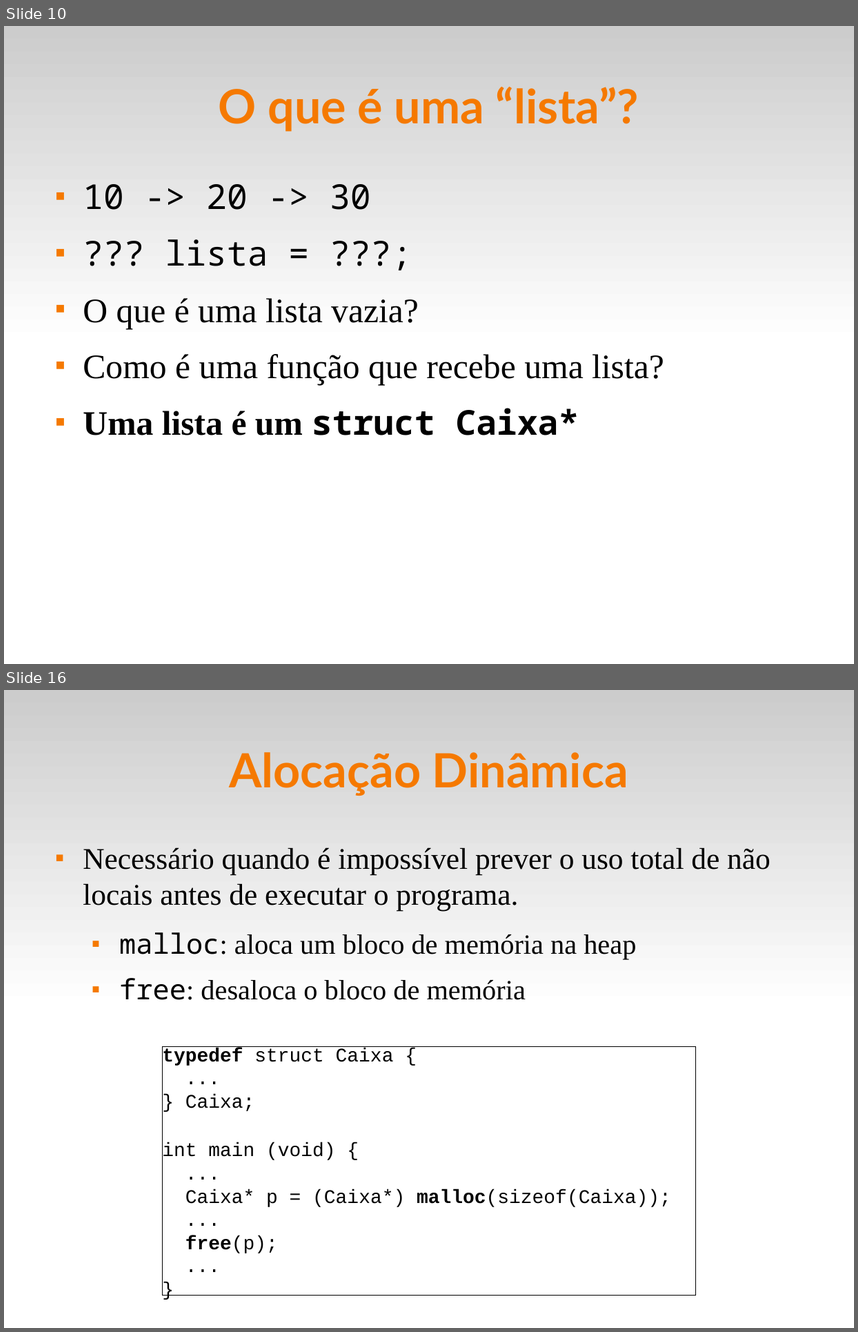
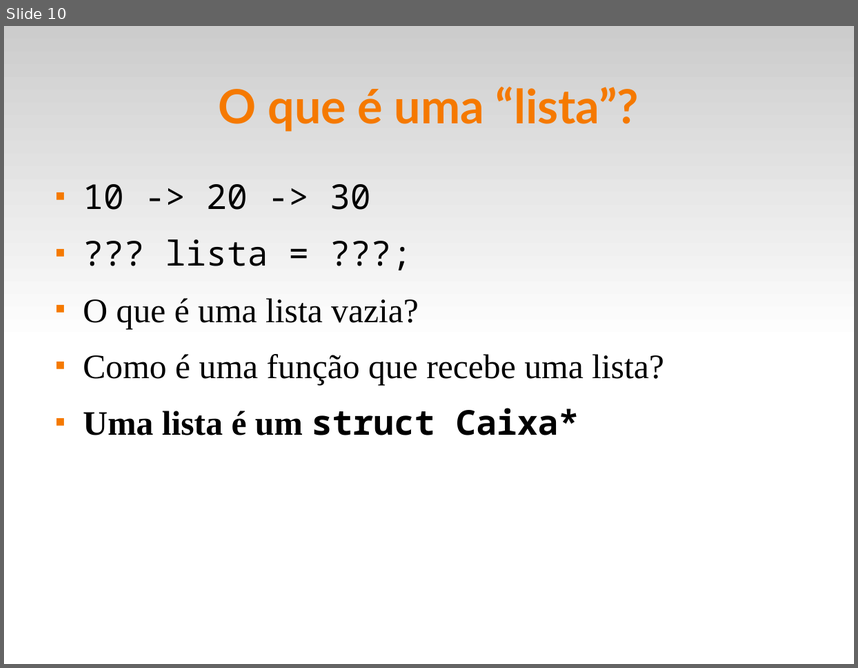
Before and after one commit to fsantanna-uerj/LP1, a slide deck: Slides/lp1-09-listas.odp. Shown one above the other, each under a label of ours: slides 10 and 16 before the commit, slide 10 after it; the slides between them are not shown. The pictures are 858x1332 and 858x668 pixels, drawn with LibreOffice and Linux fonts; fonts in the diff are those of the drawing. Boxes give left, top, right and bottom in pixels: in the first picture for what was removed or moved away, otherwise in the second. Text is boxed around its words. In the diff, an @@ line names an element or a change of style, - is before the commit and + after.

```diff
--- a/Slides/lp1-09-listas.odp
+++ b/Slides/lp1-09-listas.odp
@@ slide 16 removed at [4, 690, 854, 1328], background #FFFFFF; not listed: 1 template element that a slide beside it also shows @@
@@ title removed at [229, 752, 628, 796] @@
-Alocação Dinâmica
@@ text removed at [83, 847, 771, 1000] @@
-■ Necessário quando é impossível prever o uso total de não locais antes de executar o programa.
-  ■ malloc: aloca um bloco de memória na heap
-  ■ free: desaloca o bloco de memória
@@ rectangle removed at [162, 1047, 696, 1296] @@
-typedef struct Caixa {
-...
-} Caixa;
-int main (void) {
-...
-Caixa* p = (Caixa*) malloc(sizeof(Caixa));
-...
-free(p);
-...
-}
```
Also in this commit, not shown: 3 slides changed, 5 other slides removed, 2 other files.
